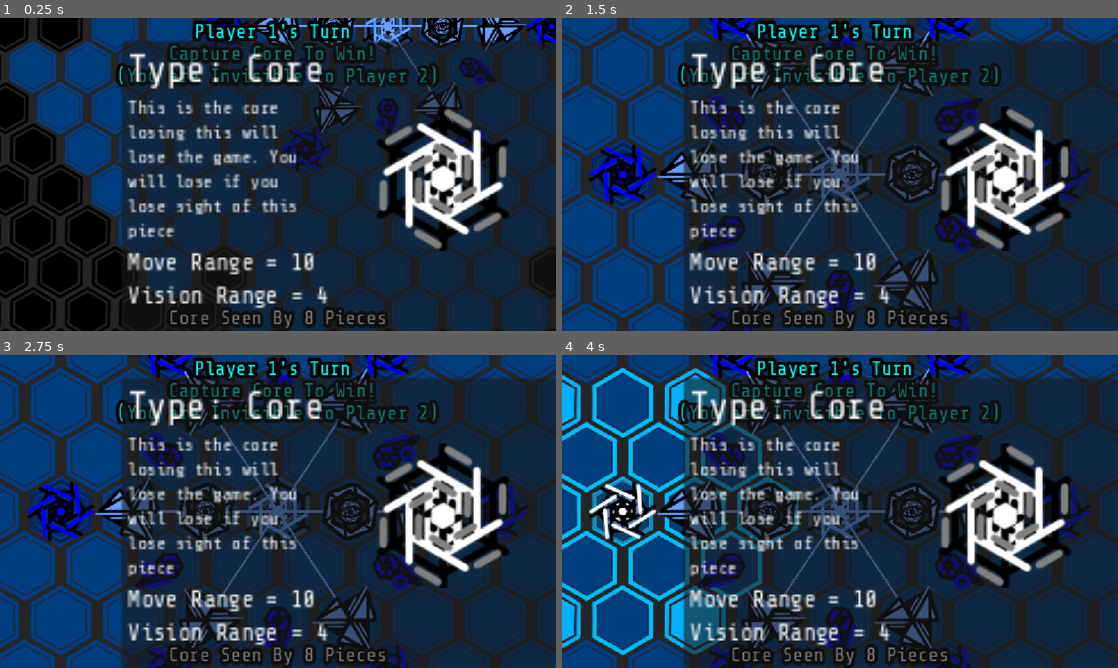
Above: before the commit, frames 1-4 (two rows, left to right).
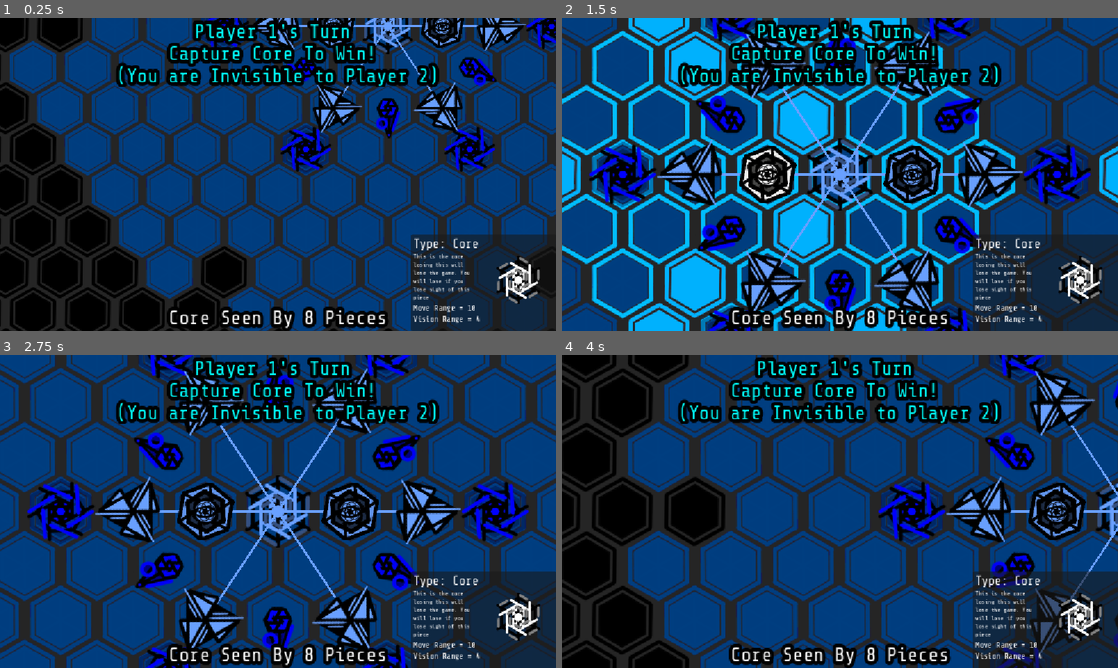
Above: after the commit, the same moments.

Repository: petesamerson/V-s-on
Game: Godot game, scene res://base_scene.tscn
Same seed, same stepped clock (60 frames per second), same inputs: the game is played once before the commit and once after it.
Inputs (mouse positions are in pixels of both pictures, inside the frame that each line leads up to):
- Up to frame 1 (0.25 s): no input
- Up to frame 2 (1.5 s): drag from (923, 64) to (1101, 64) at 0.52 s; tap Enter at 1.25 s; drag from (767, 174) to (912, 174) at 1.27 s
- Up to frame 3 (2.75 s): tap Space at 2 s; click (350, 511) at 2.17 s
- Up to frame 4 (4 s): tap Enter at 2.75 s; drag from (1056, 511) to (767, 511) at 2.77 s; tap Space at 3.5 s; drag from (623, 511) to (912, 511) at 3.52 s

The runs differ from the first frame. In frame 1, 48% of the frame differs, in the area x 21-100%, y 7-100%; in frame 2, 54%; in frame 3, 46%; in frame 4, 69%, in the area x 0-100%, y 0-100%.

Commit message:
more scale changes

Diff:
--- a/board.gd
+++ b/board.gd
@@ -49,7 +49,8 @@
 	if is_mobile_browser:
 		SelectionPanel.scale = Vector2(2.0,2.0)
 	else:
-		SelectionPanel.scale = Vector2(3.0,3.0)
+		pass
+		# SelectionPanel.scale = Vector2(3.0,3.0)
 
 	# var touch_device := DisplayServer.is_touchscreen_available()
 
